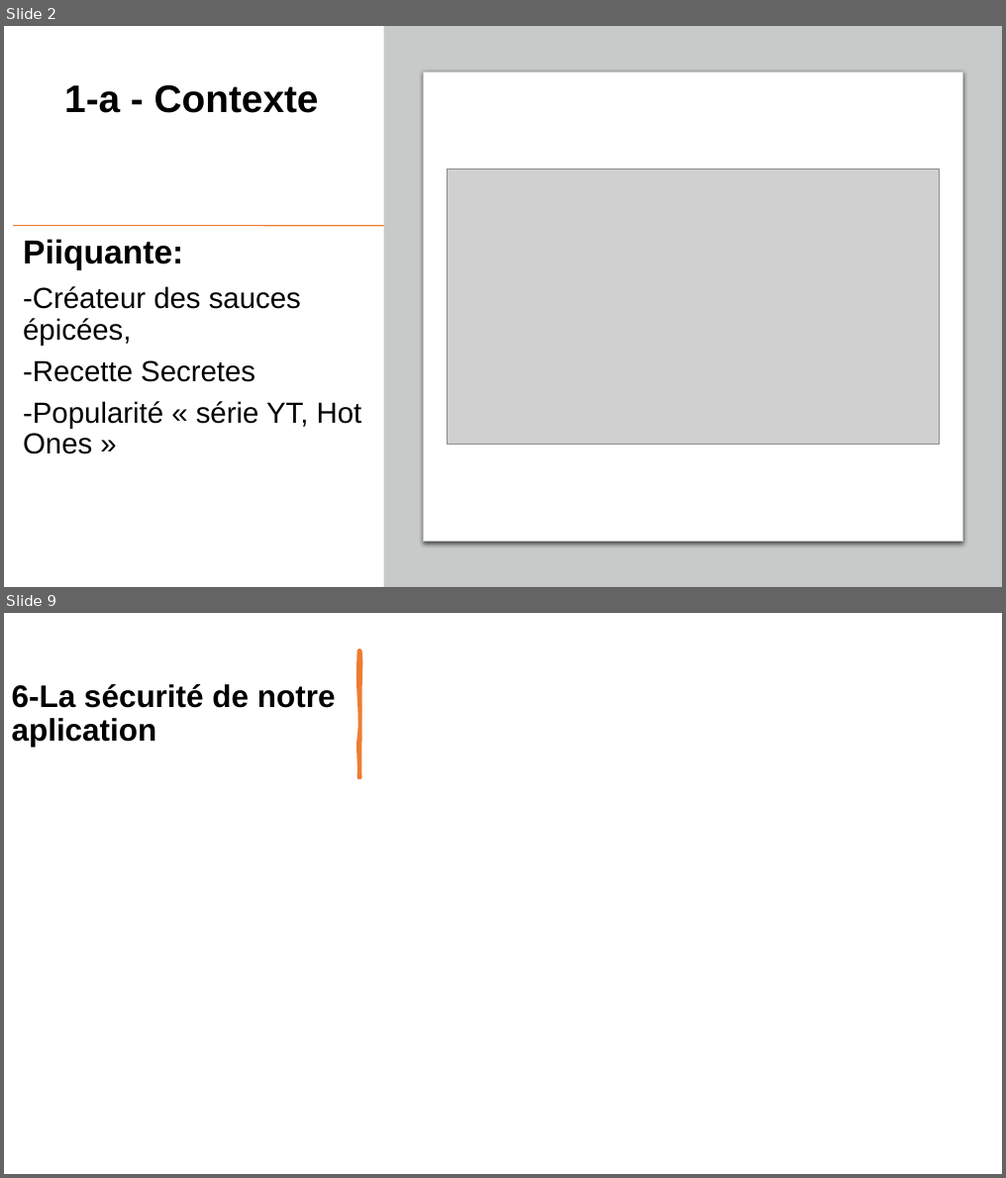
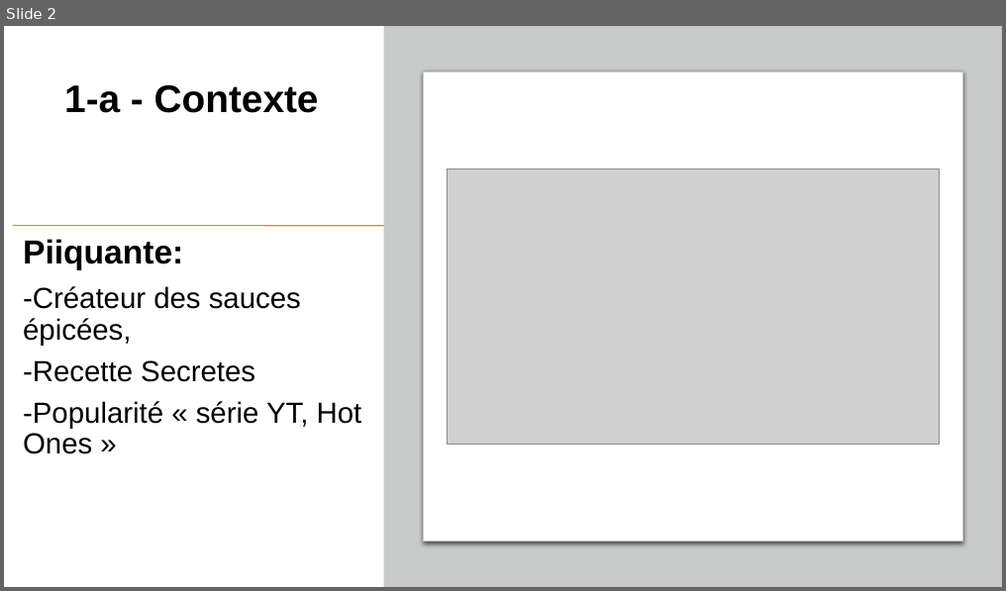
Before and after one commit to vahab12/projet-6, a slide deck: Présentation-P6.pptx. Shown one above the other, each under a label of ours: slides 2 and 9 before the commit, slide 2 after it; the slides between them are not shown. The pictures are 1006x1178 and 1006x591 pixels, drawn with LibreOffice and Linux fonts; fonts in the diff are those of the drawing; grey boxes stand for pictures. Boxes give left, top, right and bottom in pixels: in the first picture for what was removed or moved away, otherwise in the second. Text is boxed around its words. In the diff, an @@ line names an element or a change of style, - is before the commit and + after.

```diff
--- a/Présentation-P6.pptx
+++ b/Présentation-P6.pptx
@@ slide 9 removed at [4, 613, 1002, 1174], background #FFFFFF @@
@@ freeform shape removed at [358, 651, 360, 777] @@
@@ title removed at [12, 684, 336, 747] @@
-6-La sécurité de notre aplication
```
Also in this commit, not shown: 5 slides changed, 5 slides added, 3 other slides removed, 11 other files.
